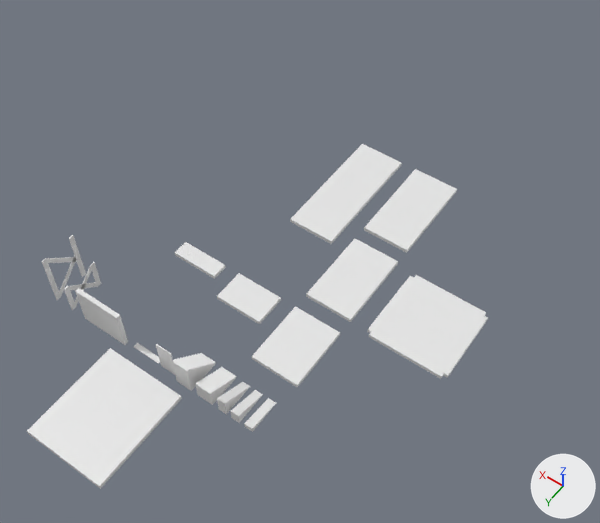
Renders of the glTF model gameplay/props/props Import/ScaleRefMeshlib.glb from each side of a commit.
Both versions are drawn from a 50 mm camera at (-8.7, 10.5, 38.4) aimed at (8.6, -13.7, 0.3). Every picture has the same lights, and +X, +Y and +Z are marked at lower right. The picture after the commit comes second.

In view in the first picture: '3mWallScaleRef', '3x1Plane', '3x2Plane', '3x4Plane', '3x5Plane', '3x6Plane', '3x8Plane', 'BasicLivingRoomScaleRef', 'BasicLivingRoomScaleRef.001', 'Ramp10dRef', 'Ramp20dRef', 'Ramp30dRef', 'Scaffolding3.5m-h-ScaleRef', 'StaircaseScaleRef', 'StaircaseScaleRef.001' and 3 more.
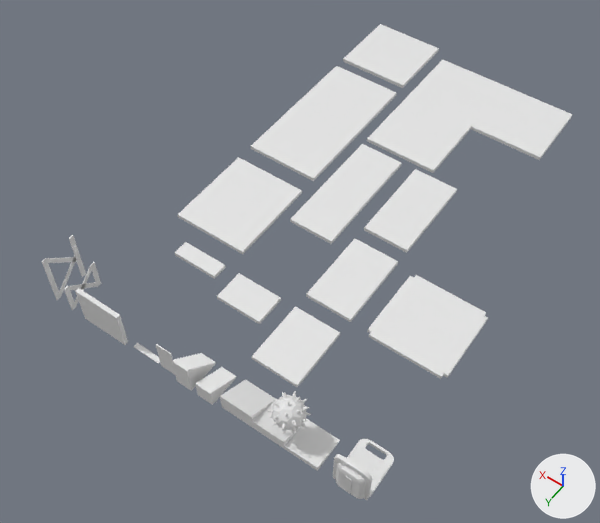
Where the change shows, as pixel boxes (x1, y1, x2, y2) in the pictures (600 x 523 px):
'5x5Corner', added
    after: (367, 60, 573, 173)
'BasicLivingRoomScaleRef', deleted
    before: (27, 348, 182, 489)
'5x10Plane', added
    after: (251, 66, 397, 181)
'5x6Plane', added
    after: (178, 157, 302, 254)
'5x5Plane', added
    after: (343, 24, 439, 88)
'Solid 237.002', added
    after: (333, 439, 394, 500)
'Ramp10dRef', moved
    before: (244, 398, 276, 432)
    after: (284, 419, 340, 471)
'Ramp30dRef', moved
    before: (217, 382, 250, 414)
    after: (220, 379, 274, 427)
'Ramp20dRef', moved
    before: (231, 390, 263, 423)
    after: (252, 400, 307, 448)
'SeaMine', added
    after: (267, 391, 311, 434)

What the commit changed:
Mesh me_icosphere_006 is new.
It has 812 vertices, 1620 faces and spans x -1.05..1.05, y -1.01..1.01, z -1.07..1.07.
Mesh me_plane_019 is new.
It has 72 vertices, 140 faces and spans x 0.0..5.0, y 0.0..5.0, z -0.25..0.0.
Mesh me_plane_011 is new.
It has 192 vertices, 380 faces and spans x 0.0..10.0, y 0.0..10.0, z -0.25..0.0.
Mesh me_plane_015 is new.
It has 84 vertices, 164 faces and spans x 0.0..5.0, y 0.0..6.0, z -0.25..0.0.
Mesh me_plane_014 is new.
It has 132 vertices, 260 faces and spans x 0.0..5.0, y 0.0..10.0, z -0.25..0.0.
Mesh me_solid_237_004 is new.
It has 2871 vertices, 5778 faces and spans x -1.01..1.0, y -1.47..1.49, z -0.37..2.56.
Object 'BasicLivingRoomScaleRef' (ob_basiclivingroomscaleref) is deleted.
Object 'Ramp10dRef' (ob_ramp10dref) moves from (4.35, -5.63, 0.0) to (0.5, -5.81, 0.0).
Object 'Ramp20dRef' (ob_ramp20dref) moves from (5.21, -5.63, 0.0) to (2.5, -5.81, 0.0).
Object 'Ramp30dRef' (ob_ramp30dref) moves from (6.04, -5.63, 0.0) to (4.5, -5.81, 0.0).
Object 'SeaMine' (ob_seamine) is new; it shows me_icosphere_006.
Its location is (2.79, -4.65, 2.23).
Object '5x5Plane' (ob_5x5plane) is new; it shows me_plane_019.
Its location is (11.84, -35.54, 0.25).
Object '5x5Corner' (ob_5x5corner) is new; it shows me_plane_011.
Its location is (1.0, -34.62, 0.25).
Object '5x6Plane' (ob_5x6plane) is new; it shows me_plane_015.
Its location is (11.8, -18.36, 0.25).
Object '5x10Plane' (ob_5x10plane) is new; it shows me_plane_014.
Its location is (11.8, -29.62, 0.25).
Object 'Solid 237.002' (ob_solid_237_002) is new; it shows me_solid_237_004.
Its location is (-1.31, -5.16, 0.18).
